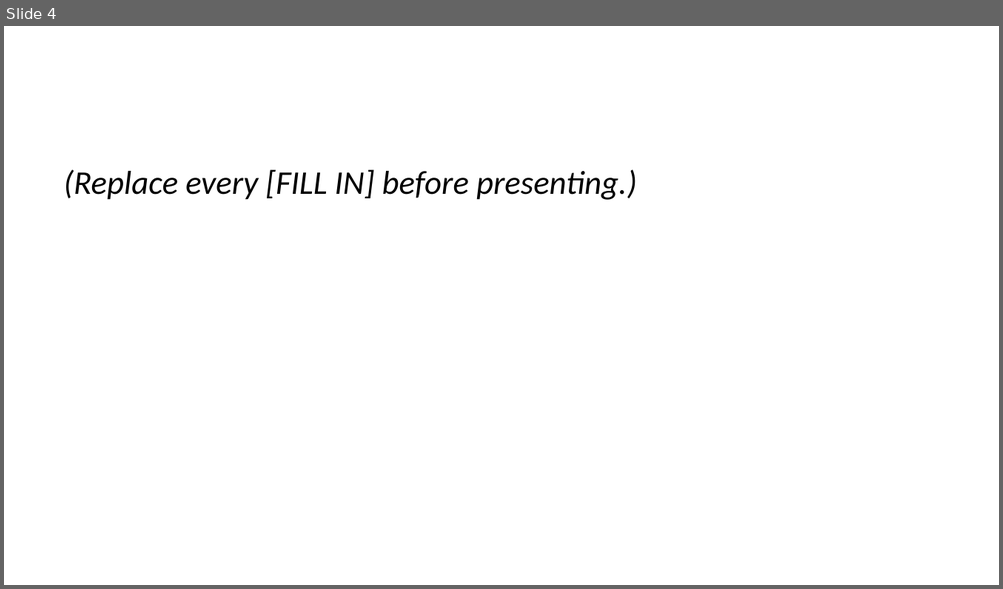
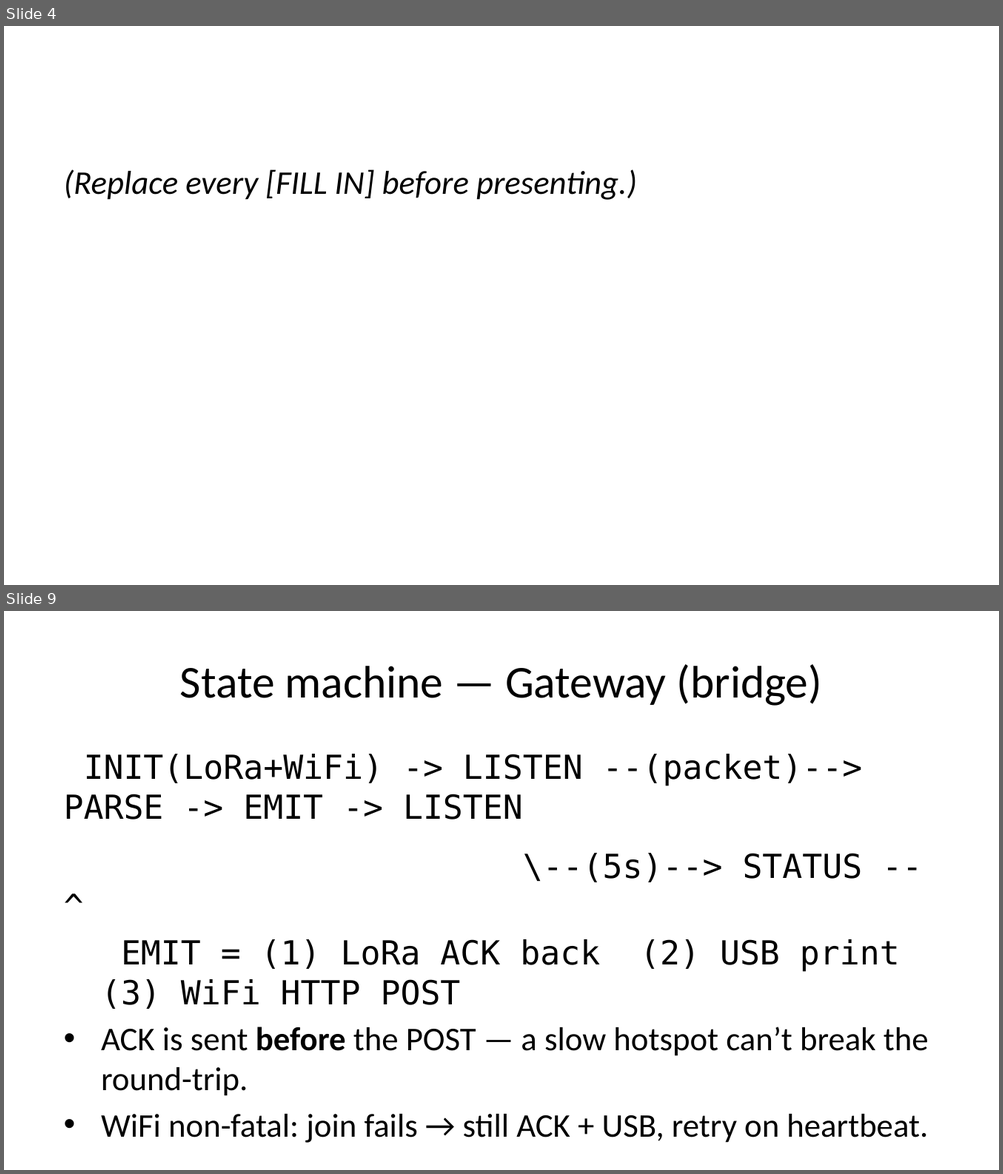
Before and after one commit to Gabrcodes/sunsand-iot-monitor, a slide deck: docs/slides.pptx. Shown one above the other, each under a label of ours: slide 4 before the commit, slides 4 and 9 after it; the slides between them are not shown. The pictures are 1003x589 and 1003x1174 pixels, drawn with LibreOffice and Linux fonts; fonts in the diff are those of the drawing. Boxes give left, top, right and bottom in pixels: in the first picture for what was removed or moved away, otherwise in the second. Text is boxed around its words. In the diff, an @@ line names an element or a change of style, - is before the commit and + after.

```diff
--- a/docs/slides.pptx
+++ b/docs/slides.pptx
@@ slide 9 added at [4,611,999,1170], background #FFFFFF @@
@@ title added at [180,664,822,706], 33 pt, text #000000 @@
+State machine — Gateway (bridge)
@@ text added at [64,754,928,1143], 24 pt, text #000000 @@
+INIT(LoRa+WiFi) -> LISTEN --(packet)--> PARSE -> EMIT -> LISTEN
+\--(5s)--> STATUS --^
+EMIT = (1) LoRa ACK back (2) USB print (3) WiFi HTTP POST
+• ACK is sent before the POST — a slow hotspot can’t break the round-trip.
+• WiFi non-fatal: join fails → still ACK + USB, retry on heartbeat.
```
Also in this commit, not shown: 12 slides changed, 2 other slides added, 3 slides removed, 15 other files.
